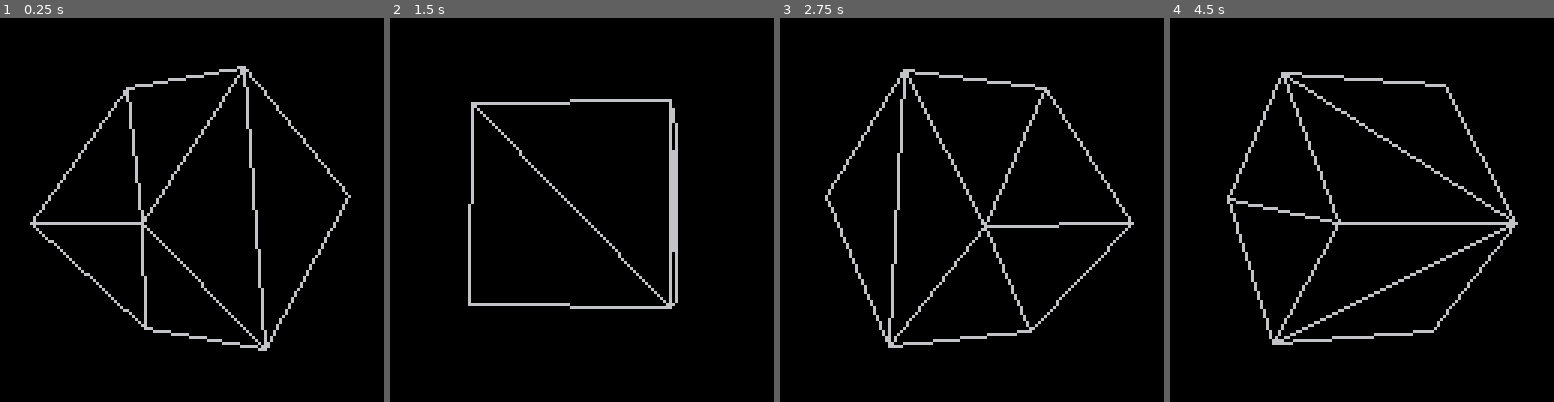
Above: before the commit, frames 1-4 (left to right).
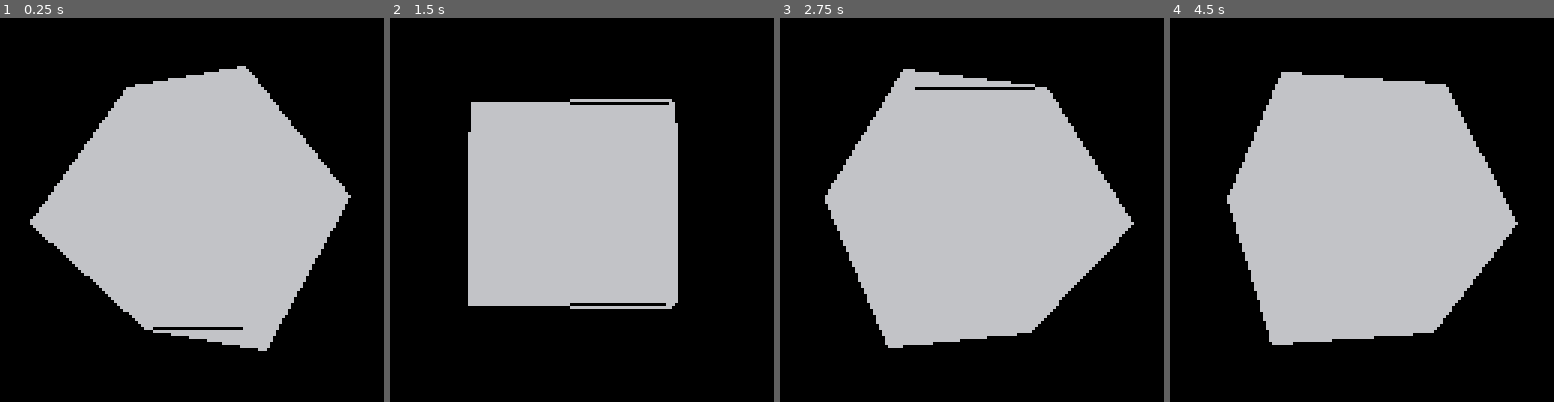
Above: after the commit, the same moments.

Repository: MrPicklePinosaur/pico8_carts
Game: PICO-8 cartridge 3d_renderer/3d.p8
Two runs of this game, one before a commit and one after it. Both use one fixed random seed, a clock stepped at 60 frames per second and the inputs below.
Inputs:
- Up to frame 1 (0.25 s): no input
- Up to frame 2 (1.5 s): no input
- Up to frame 3 (2.75 s): no input
- Up to frame 4 (4.5 s): no input

The runs differ from the first frame. In frame 1, 36% of the frame differs, in the area x 7-91%, y 13-86%; in frame 2, 26%; in frame 3, 37%, in the area x 11-91%, y 14-86%; in frame 4, 36%.

Commit message:
simple rasterization

Diff:
--- a/3d_renderer/3d.p8
+++ b/3d_renderer/3d.p8
@@ -135,7 +135,68 @@
 
 function square(x) return x*x end
 
+-- comparison based sorting on the y value
+-- input
+--  list: array of (x,y) of length 3
+-- reference http://www.sunshine2k.de/coding/java/TriangleRasterization/TriangleRasterization.html
+function sort_vertices(list)
+  a, b, c = unpack(list)
+  if a[2] > b[2] then a, b = b, a end
+  if b[2] > c[2] then b, c = c, b end
+  if a[2] > b[2] then a, b = b, a end
+  return {a,b,c}
+end
+
+-- rasterize bottom flat triangle
+function raster_top(v1,v2,v3)
+  -- invslope
+  m1 = (v2[1]-v1[1])/(v2[2]-v1[2])
+  m2 = (v3[1]-v1[1])/(v3[2]-v1[2])
+
+  cur_x1, cur_x2 = v1[1], v1[1]
+  for i=v1[2],v2[2] do
+    line(cur_x1, i, cur_x2, i)
+    cur_x1 += m1
+    cur_x2 += m2
+  end
+end
+
+function raster_bot(v1,v2,v3)
+  -- invslope
+  m1 = (v3[1]-v1[1])/(v3[2]-v1[2])
+  m2 = (v3[1]-v2[1])/(v3[2]-v2[2])
+
+  cur_x1, cur_x2 = v3[1], v3[1]
+  for i=v3[2],v1[2],-1 do
+      line(cur_x1, i, cur_x2, i)
+      cur_x1 -= m1
+      cur_x2 -= m2
+  end
+end
+
+function raster(tri)
+  -- sort vertices by y value
+  v1,v2,v3=unpack(sort_vertices(tri))
+
+  v4={(v3[1]-v1[1])/(v3[2]-v1[2])*(v2[2]-v1[2])+v1[1], v2[2]} -- find the splitline
+  -- split the triangle into two triangles
+  raster_top(v1, v2, v4)
+  raster_bot(v2, v4, v3)
+
+
+end
+
 function _init()
+  -- test for sorted_vertices
+  -- verts={
+  --   {1, 8},
+  --   {2, 2},
+  --   {3, 4},
+  -- }
+  -- sorted=sort_vertices(verts)
+  -- for v in all(sorted) do
+  --   printh(v[1]..' '..v[2])
+  -- end
 end
 
 angle_x=0.78
@@ -192,10 +254,20 @@
       for i=0,2 do
         p1=tri[i+1]
         p2=tri[(i+1)%3+1]
+        p3=tri[(i+2)%3+1]
+        -- border (wireframe mode)
         line(
           scr_points[p1][1], scr_points[p1][2],
           scr_points[p2][1], scr_points[p2][2]
         )
+
+        -- scanline method to actually color the triangles
+        -- TODO use less tokens here
+        raster({
+            scr_points[p1],
+            scr_points[p2],
+            scr_points[p3]
+        })
       end
     end
   end
